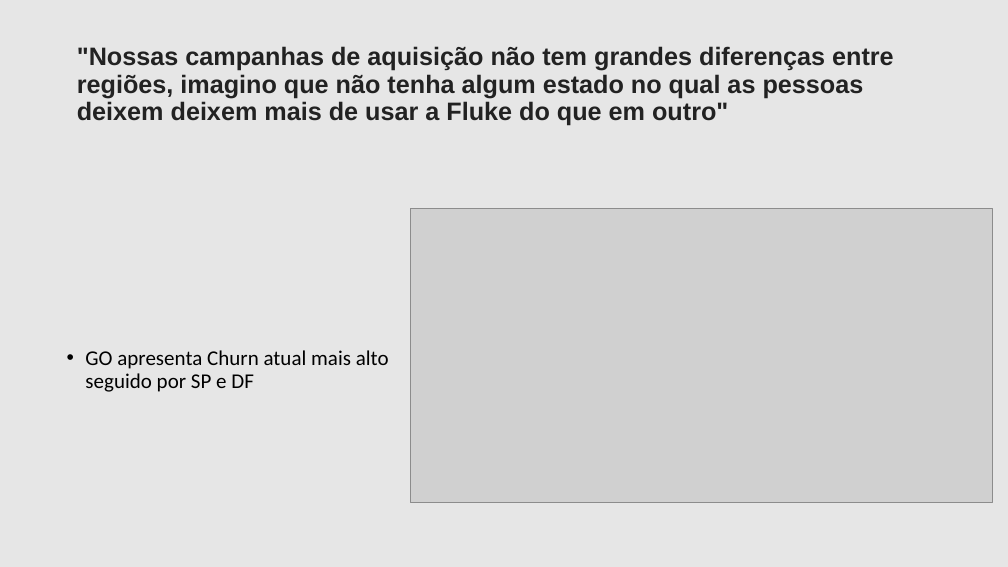
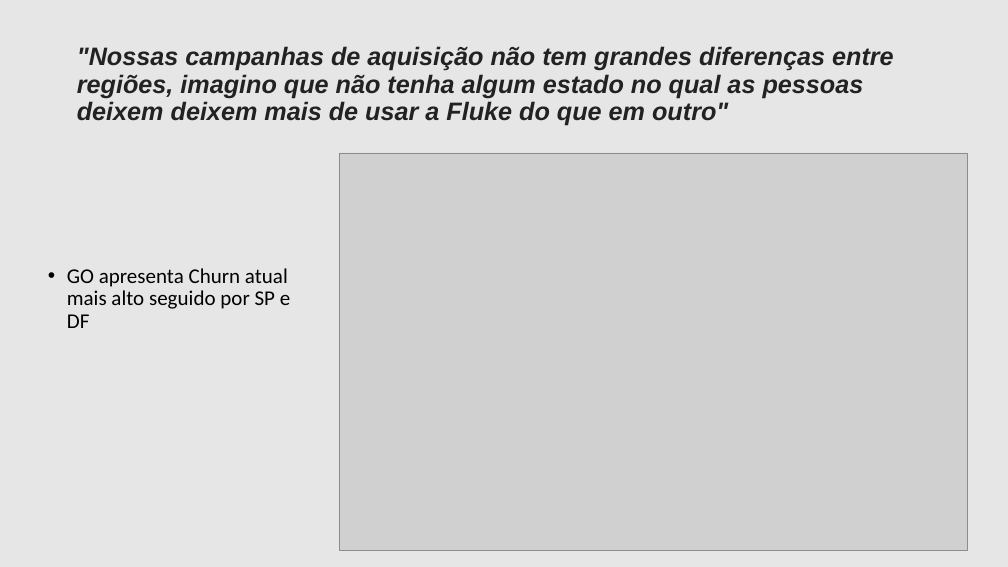
Before and after one commit to filipeaguiarrod/Fluke-Case, a slide deck: slide 7 of Churn_Case.pptx. Drawn at 1008x567 pixels with LibreOffice and Linux fonts; fonts in the diff are those of the drawing; grey boxes stand for pictures. Boxes give left, top, right and bottom in pixels: in the first picture for what was removed or moved away, otherwise in the second. Text is boxed around its words. In the diff, an @@ line names an element or a change of style, - is before the commit and + after.

```diff
--- a/Churn_Case.pptx
+++ b/Churn_Case.pptx
@@ text ""Nossas campanhas de aquisição não ..." at box(77, 46, 894, 126): italic on @@
@@ picture: place and size @@
-picture at box(410, 209, 993, 503)
+picture at box(340, 153, 968, 551)
@@ text "GO apresenta Churn atual mais ..." rewrapped from box(85, 350, 389, 392) to box(67, 268, 290, 328) @@
```
Also in this commit, not shown: 2 other slides changed, 3 other files.
